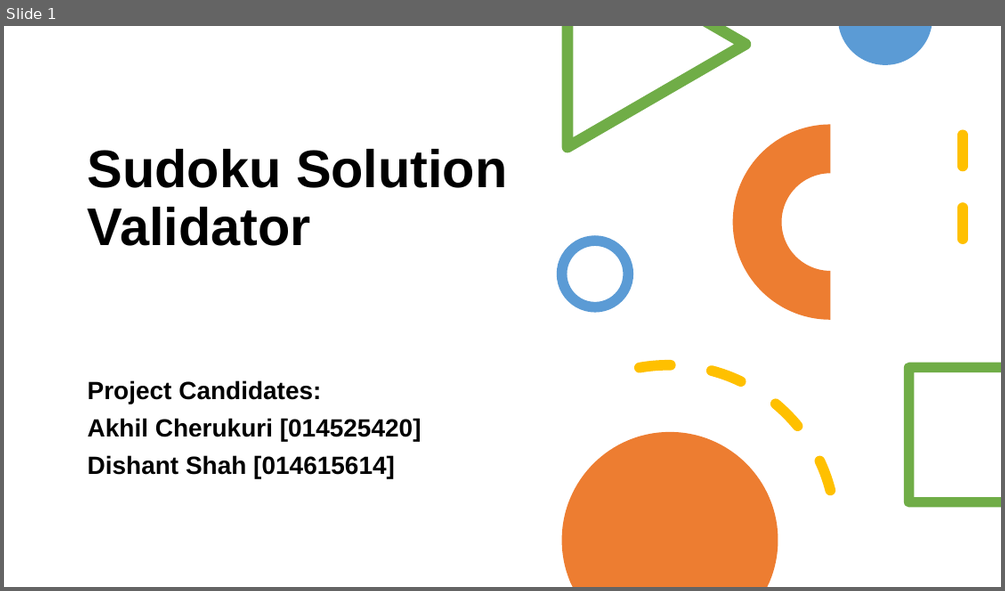
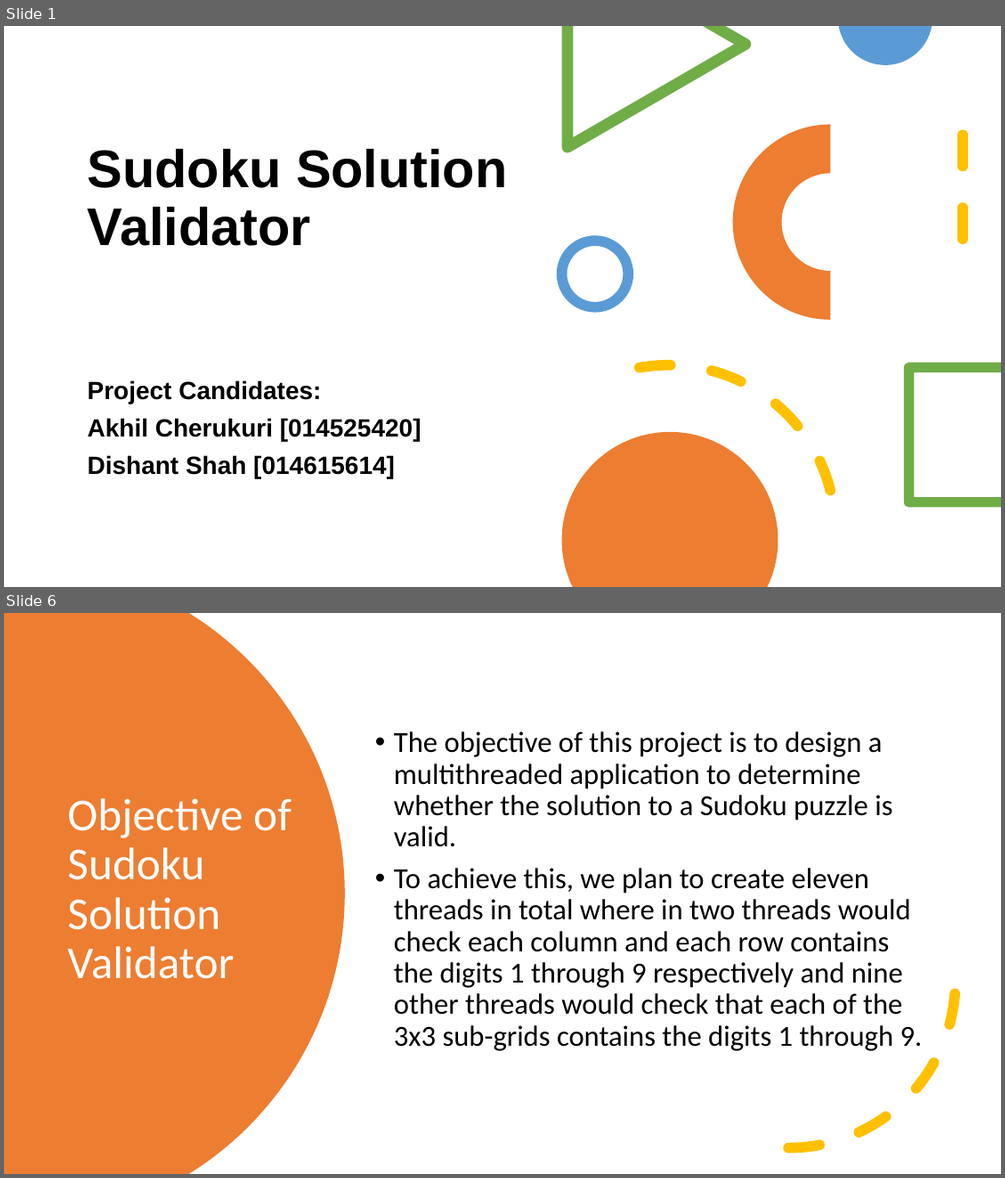
Before and after one commit to akhilcherukuri/Operating-Systems-Design, a slide deck: 180C Project Presentation - Group12.pptx. Shown one above the other, each under a label of ours: slide 1 before the commit, slides 1 and 6 after it; the slides between them are not shown. The pictures are 1005x591 and 1005x1178 pixels, drawn with LibreOffice and Linux fonts; fonts in the diff are those of the drawing. Boxes give left, top, right and bottom in pixels: in the first picture for what was removed or moved away, otherwise in the second. Text is boxed around its words. In the diff, an @@ line names an element or a change of style, - is before the commit and + after.

```diff
--- a/180C Project Presentation - Group12.pptx
+++ b/180C Project Presentation - Group12.pptx
@@ slide 6 added at [4,613,1001,1174], background #FFFFFF @@
@@ freeform shape added at [4,613,345,1174], fill #ED7D31 @@
@@ text added at [394,731,922,1051], 28 pt, text #000000 @@
+• The objective of this project is to design a multithreaded application to determine whether the solution to a Sudoku puzzle is valid.
+• To achieve this, we plan to create eleven threads in total where in two threads would check each column and each row contains the digits 1 through 9 respectively and nine other threads would check that each of the 3x3 sub-grids contains the digits 1 through 9.
@@ title added at [67,798,291,979], 44 pt, text #FFFFFF @@
+Objective of Sudoku Solution Validator
@@ arc (boxed as its full ellipse) added at [622,814,956,1149], outline #FFC000 10 pt dashed @@
```
Also in this commit, not shown: 9 other slides added, 1 slide removed, 1 other file.
